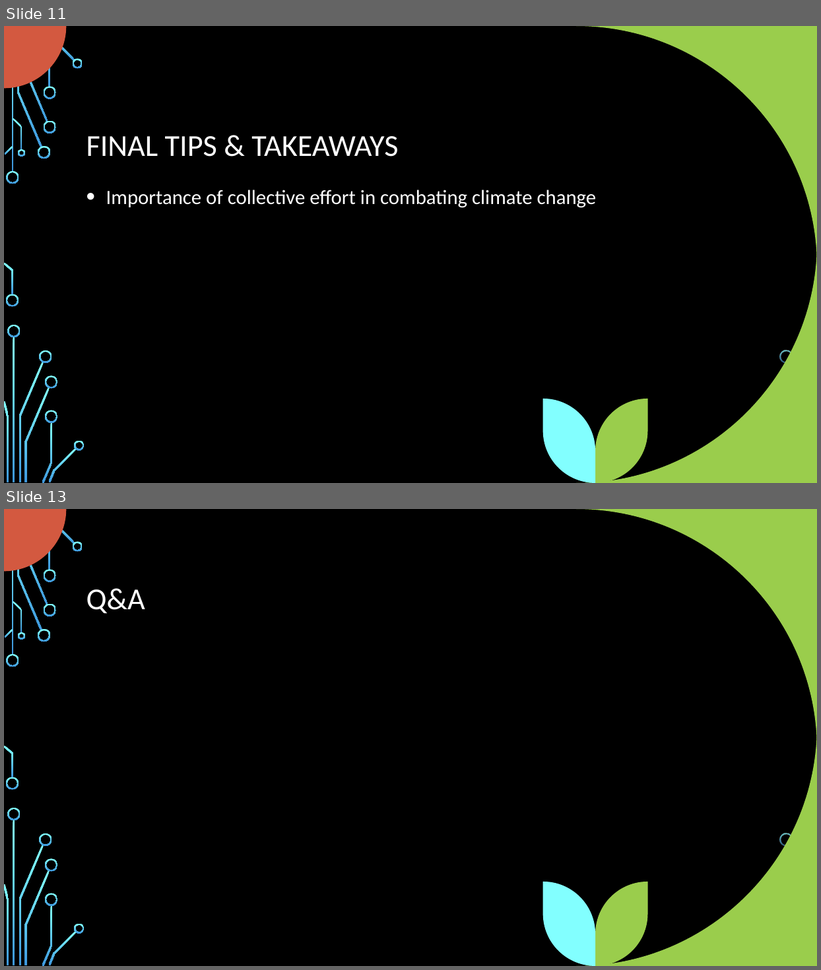
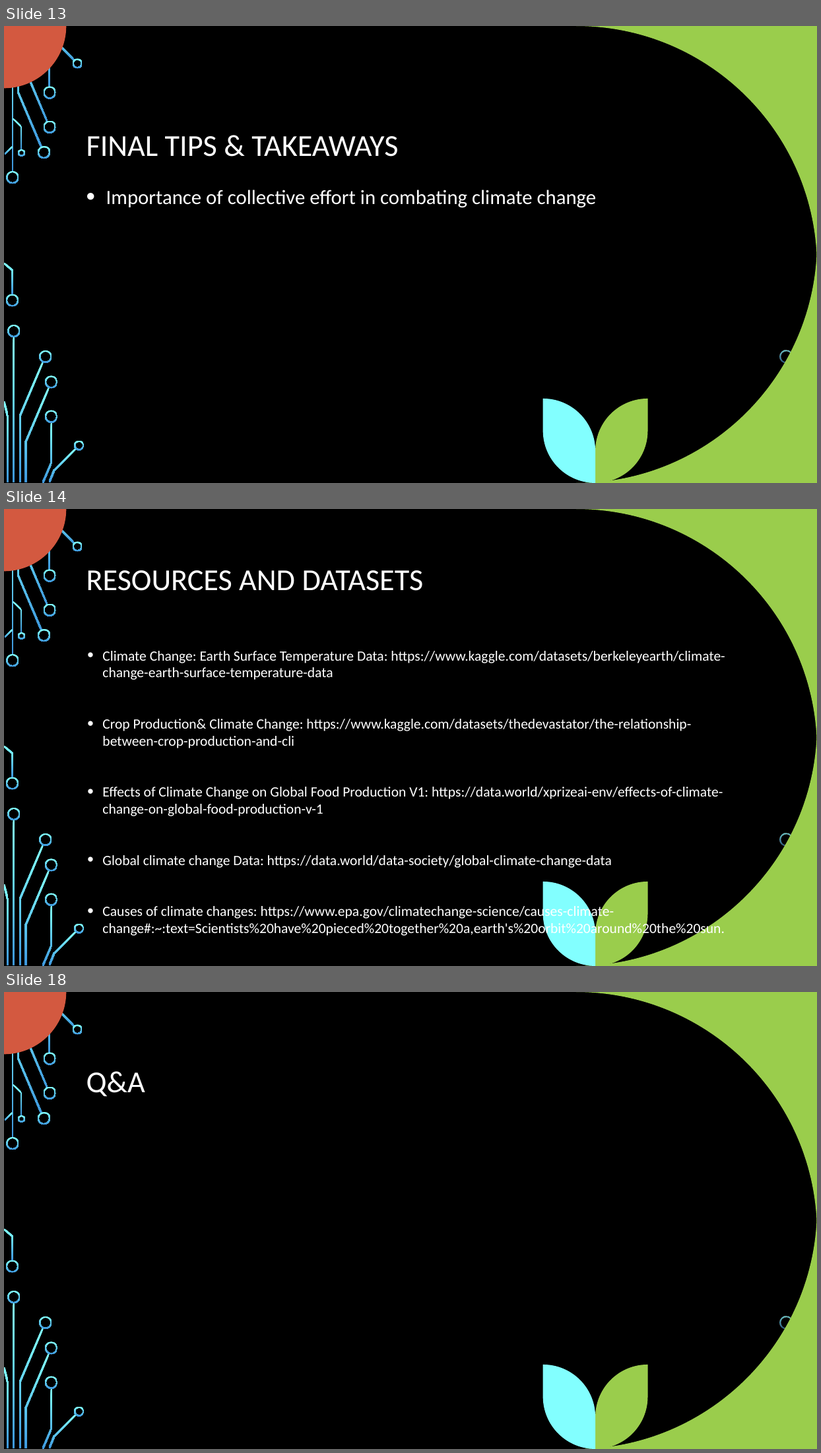
Before and after one commit to LinetOsoro/project_JS_DR_JR_LO, a slide deck: Understanding Global Climate Change.pptx. Shown one above the other, each under a label of ours: slides 11 and 13 before the commit, slides 13, 14 and 18 after it; the slides between them are not shown. The pictures are 821x970 and 821x1453 pixels, drawn with LibreOffice and Linux fonts; fonts in the diff are those of the drawing; background and template pictures are left out. Boxes give left, top, right and bottom in pixels: in the first picture for what was removed or moved away, otherwise in the second. Text is boxed around its words. In the diff, an @@ line names an element or a change of style, - is before the commit and + after.

```diff
--- a/Understanding Global Climate Change.pptx
+++ b/Understanding Global Climate Change.pptx
@@ slide 14 added at [4,509,817,966], background picture (left out); not listed: 41 template elements that a slide beside it also shows @@
@@ title added at [86,570,424,591], 36 pt, text #FFFFFF @@
+RESOURCES AND DATASETS
@@ text added at [102,651,725,937], 16.8 pt, text #FFFFFF @@
+• Climate Change: Earth Surface Temperature Data: https://www.kaggle.com/datasets/berkeleyearth/climate-change-earth-surface-temperature-data
+• Crop Production& Climate Change: https://www.kaggle.com/datasets/thedevastator/the-relationship-between-crop-production-and-cli
+• Effects of Climate Change on Global Food Production V1: https://data.world/xprizeai-env/effects-of-climate-change-on-global-food-production-v-1
+• Global climate change Data: https://data.world/data-society/global-climate-change-data
+• Causes of climate changes: https://www.epa.gov/climatechange-science/causes-climate-change#:~:text=Scientists%20have%20pieced%20together%20a,earth's%20orbit%20around%20the%20sun.
@@ what was slide 11 is now slide 13 @@
@@ what was slide 13 is now slide 18 @@
```
Also in this commit, not shown: 5 other slides added, 1 slide removed.
